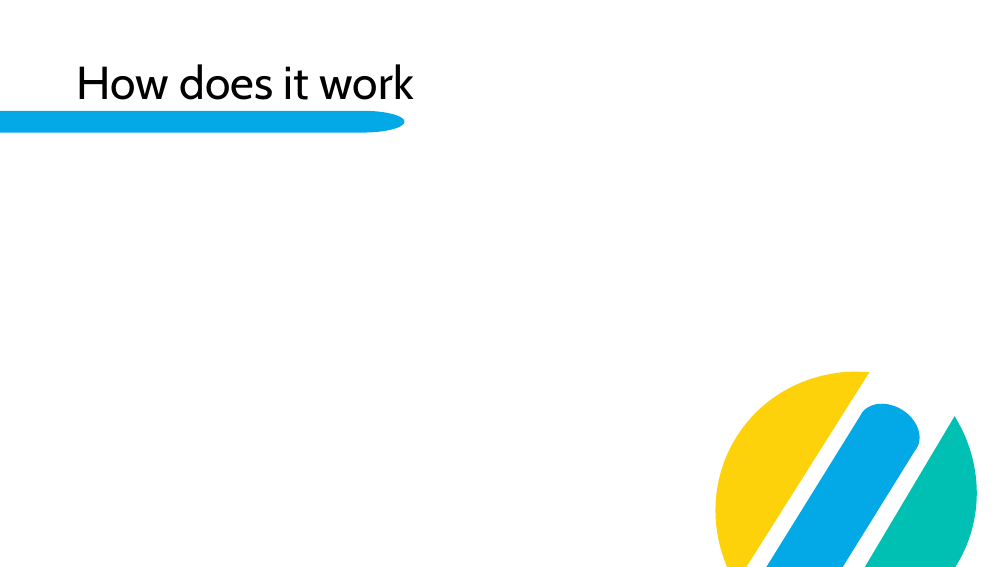
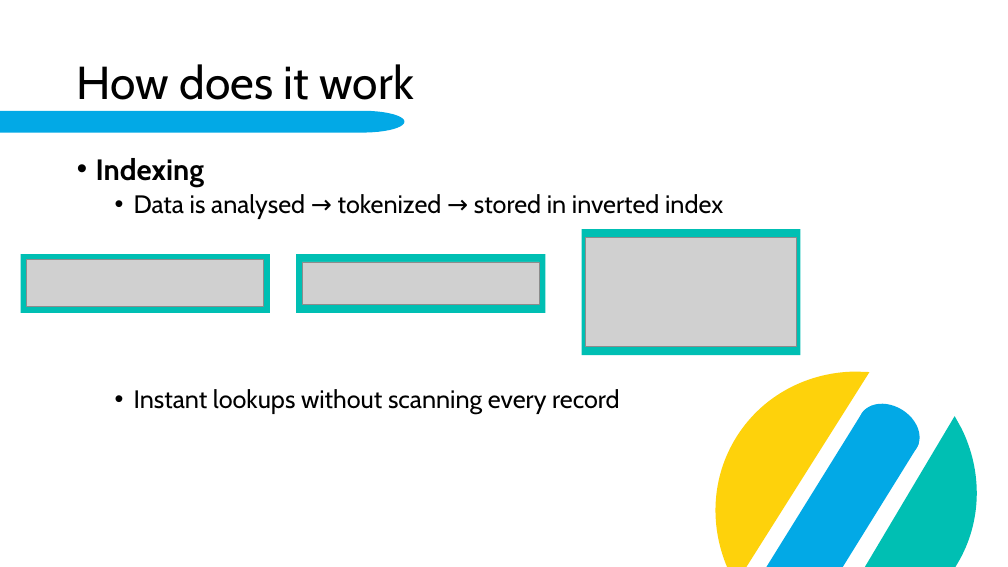
Before and after one commit to fabi2k03/dab_elasticsearch_paper, a slide deck: slide 8 of Elasticsearch.pptx. Drawn at 1008x567 pixels with LibreOffice and Linux fonts; fonts in the diff are those of the drawing; grey boxes stand for pictures; background and template pictures are left out. Boxes give left, top, right and bottom in pixels: in the first picture for what was removed or moved away, otherwise in the second. Text is boxed around its words. In the diff, an @@ line names an element or a change of style, - is before the commit and + after.

```diff
--- a/Elasticsearch.pptx
+++ b/Elasticsearch.pptx
@@ text added at bbox=[96, 158, 723, 414], 24 pt, text #000000 @@
+• Indexing
+  • Data is analysed → tokenized → stored in inverted index
+  • Instant lookups without scanning every record
@@ rectangle added at bbox=[582, 229, 800, 355], fill #00BFB3 @@
@@ picture added at bbox=[585, 238, 796, 346] @@
@@ rectangle added at bbox=[20, 254, 270, 313], fill #00BFB3 @@
@@ picture added at bbox=[26, 260, 264, 306] @@
@@ rectangle added at bbox=[296, 254, 546, 313], fill #00BFB3 @@
@@ picture added at bbox=[302, 262, 539, 304] @@
```
Also in this commit, not shown: 4 other slides changed, 5 slides added, 2 slides removed, 1 other file.
